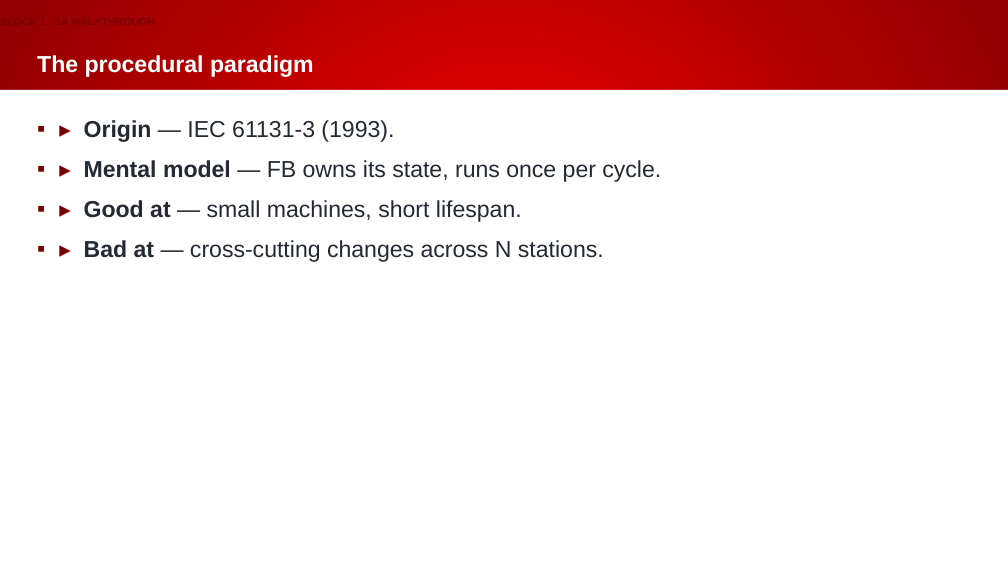
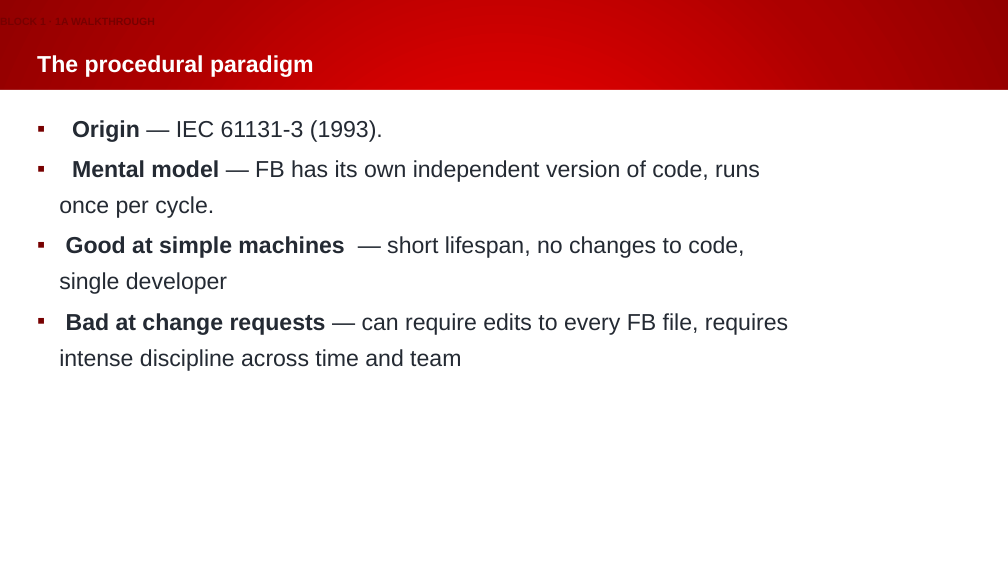
Before and after one commit to Beckhoff-USA-Community/Procedural_To_SOLID, a slide deck: slide 6 of presentation/NEM2026_workshop.pptx. Drawn at 1008x567 pixels with LibreOffice and Linux fonts; fonts in the diff are those of the drawing; background and template pictures are left out. Boxes give left, top, right and bottom in pixels: in the first picture for what was removed or moved away, otherwise in the second. Text is boxed around its words. In the diff, an @@ line names an element or a change of style, - is before the commit and + after.

```diff
--- a/presentation/NEM2026_workshop.pptx
+++ b/presentation/NEM2026_workshop.pptx
@@ text at (x1=59, y1=120, x2=788, y2=371): text changed @@
-▪ ▸ Origin — IEC 61131-3 (1993).
-▪ ▸ Mental model — FB owns its state, runs once per cycle.
-▪ ▸ Good at — small machines, short lifespan.
-▪ ▸ Bad at — cross-cutting changes across N stations.
+▪ Origin — IEC 61131-3 (1993).
+▪ Mental model — FB has its own independent version of code, runs once per cycle.
+▪ Good at simple machines — short lifespan, no changes to code, single developer
+▪ Bad at change requests — can require edits to every FB file, requires intense discipline across time and team
```
Also in this commit, not shown: 21 other slides changed, 15 slides added, 1 slide removed.
